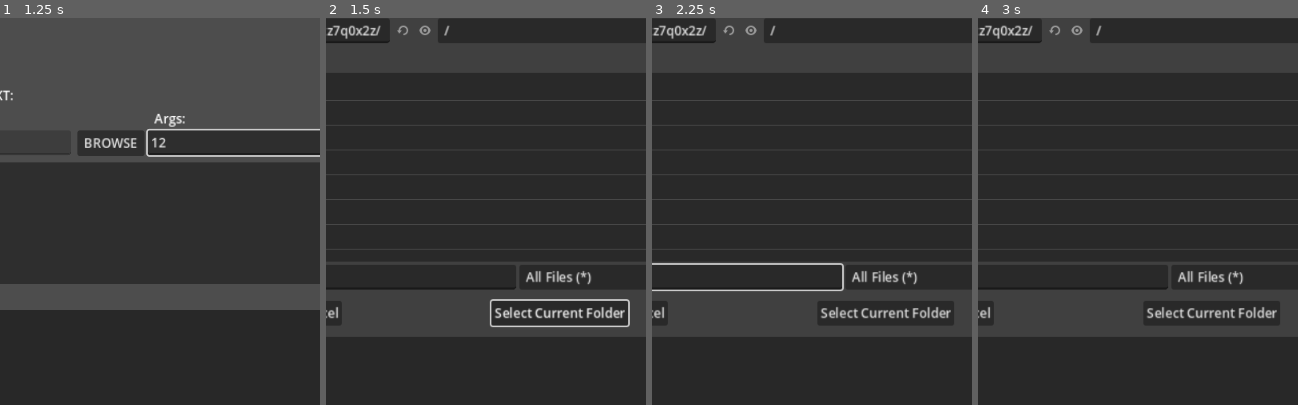
Above: before the commit, frames 1-4 (left to right).
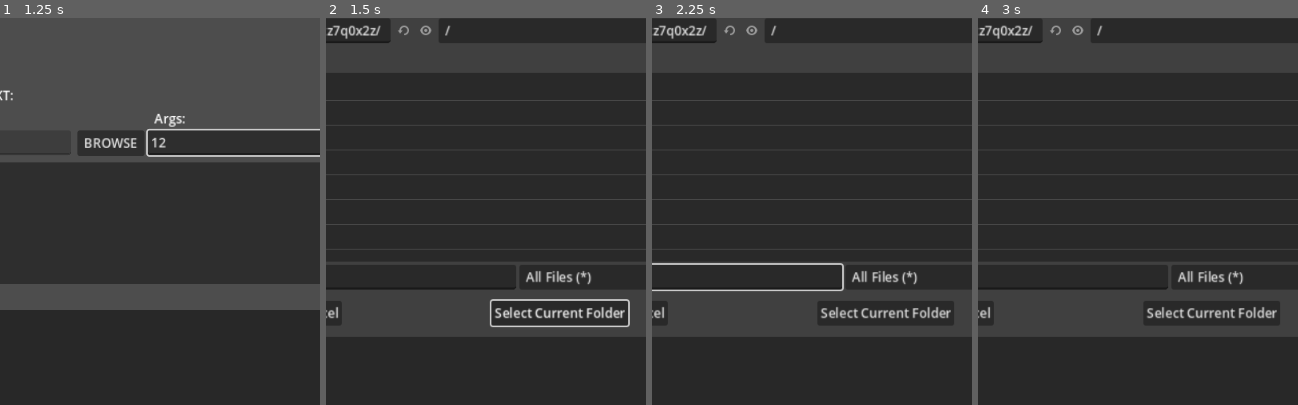
Above: after the commit, the same moments.

Repository: HephepTeam/HephepBuilder
Game: Godot game, scene res://scenes/hephep_builder.tscn
The game is run twice, just before and just after one commit, with the same random seed, the same clock (stepped at 60 frames per second) and the same inputs.
Inputs (mouse positions are % of the whole screen's width and height, from its top left):
- Up to frame 1 (1.25 s): click (44, 14) at 0.52 s; type "12" at 0.6 s; click (44, 22) at 0.75 s; type "12" at 0.83 s; click (70, 48) at 0.98 s; type "12" at 1.07 s
- Up to frame 2 (1.5 s): click "BROWSE" at 1.25 s
- Up to frame 3 (2.25 s): click (32, 65) at 2.02 s; type "12" at 2.1 s
- Up to frame 4 (3 s): click (6, 33) at 2.75 s
The pictures show only the part of the screen within x 29-79%, y 32-82%; the shares and areas given below are measured in that part.

Frame 1 is identical in both runs. In frame 2, less than 0.1% of the frame differs, in the area x 22-39%, y 2-5%; in frame 3, less than 0.1%; in frame 4, less than 0.1%.

Commit message:
- added capability to modify arguments for a script file by clicking on the arguments in the list

Diff:
--- a/HephepBuilder/scenes/BatchList.gd
+++ b/HephepBuilder/scenes/BatchList.gd
@@ -6,6 +6,7 @@
 
 var scripts_list = []
 var script_selected_idx = -1
+var temp_line_edit = null
 
 # Called when the node enters the scene tree for the first time.
 func _ready():
@@ -73,3 +74,37 @@
 	$DelScriptButton.disabled = false
 	$ListUpButton.disabled = false
 	$ListDownButton.disabled = false
+
+
+func _on_script_item_list_item_clicked(index, at_position, mouse_button_index):
+	if temp_line_edit != null:
+		temp_line_edit.queue_free()
+		temp_line_edit = null
+
+	if index % 2 != 0:
+		print(index)
+		var script_index = int(index / 2) * 2
+		#get the content of the cell
+		var content = scripts_list[script_index/2][1]
+		#create a line edit
+		#resize the line edit
+		#file with the content
+		#highlight all
+		var le : LineEdit = LineEdit.new()
+		le.position = get_global_mouse_position()#at_position
+		le.select_all_on_focus = true
+		le.expand_to_text_length = true
+		le.mouse_filter = Control.MOUSE_FILTER_STOP
+		get_parent().add_child(le)
+		le.text = content
+		le.grab_focus()
+		le.select_all()
+		le.text_submitted.connect(Callable(_on_arg_line_edit_text_submitted).bind(script_index))
+		temp_line_edit = le
+
+
+func _on_arg_line_edit_text_submitted(new_text : String, index):
+	scripts_list[index/2][1] = new_text
+	temp_line_edit.queue_free()
+	temp_line_edit = null
+	update_item_list()
--- a/HephepBuilder/scenes/hephep_builder.gd
+++ b/HephepBuilder/scenes/hephep_builder.gd
@@ -26,6 +26,8 @@
 
 @onready var ProjectPathLine = $ProjectSettings/ProjectPathLineEdit
 @onready var GodotPathLine = $GodotSettings/GododtPathLineEdit
+
+@onready var BatchList = $BatchList
 
 
 signal project_path_loaded
@@ -414,3 +416,15 @@
 	$BatchList/ScriptArgsLineEdit.text = ""
 	$BatchList.scripts_list = []
 	$BatchList.update_item_list()
+
+func _input(event):
+	if (event is InputEventMouseButton) and event.is_pressed():
+		_remove_temp_line_edit_if_any()
+	if((event is InputEventKey) and event.keycode == KEY_ESCAPE) :
+		_remove_temp_line_edit_if_any()
+
+func _remove_temp_line_edit_if_any():
+	if BatchList.temp_line_edit != null:
+		if BatchList.temp_line_edit.has_focus():
+			BatchList.temp_line_edit.queue_free()
+			BatchList.temp_line_edit = null
--- a/HephepBuilder/scenes/hephep_builder.tscn
+++ b/HephepBuilder/scenes/hephep_builder.tscn
@@ -334,6 +334,7 @@
 [connection signal="pressed" from="BatchList/AddScriptButton" to="BatchList" method="_on_add_script_button_pressed"]
 [connection signal="pressed" from="BatchList/DelScriptButton" to="BatchList" method="_on_del_script_button_pressed"]
 [connection signal="file_selected" from="BatchList/ScriptDialog" to="BatchList" method="_on_itch_dialog_file_selected"]
+[connection signal="item_clicked" from="BatchList/ScriptItemList" to="BatchList" method="_on_script_item_list_item_clicked"]
 [connection signal="item_selected" from="BatchList/ScriptItemList" to="BatchList" method="_on_script_item_list_item_selected"]
 [connection signal="pressed" from="BatchList/ListUpButton" to="BatchList" method="_on_list_up_button_pressed"]
 [connection signal="pressed" from="BatchList/ListDownButton" to="BatchList" method="_on_list_down_button_pressed"]
